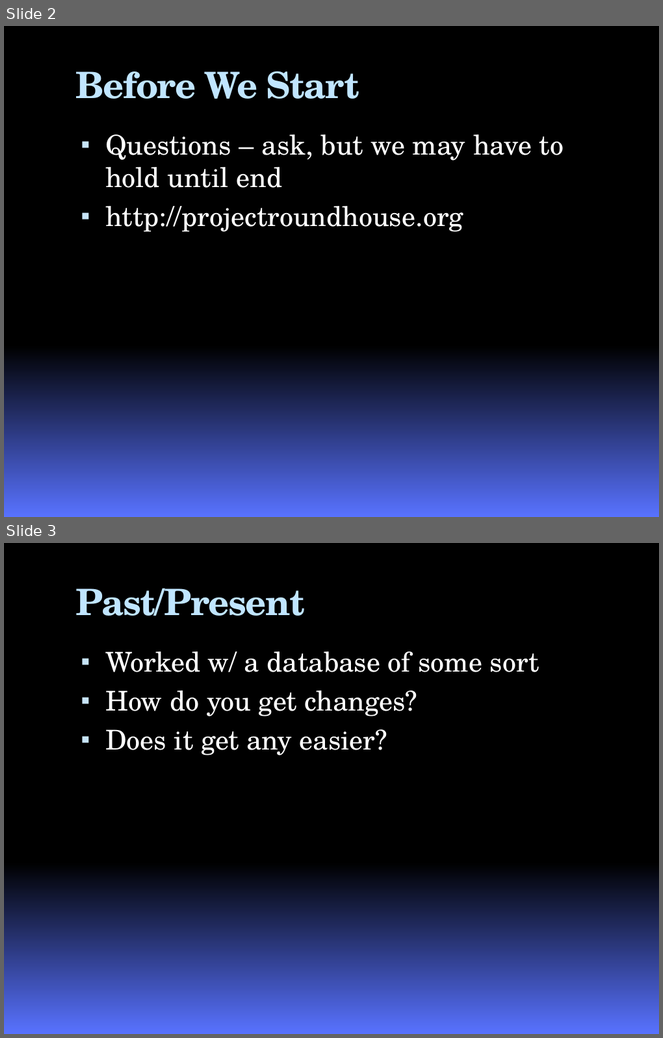
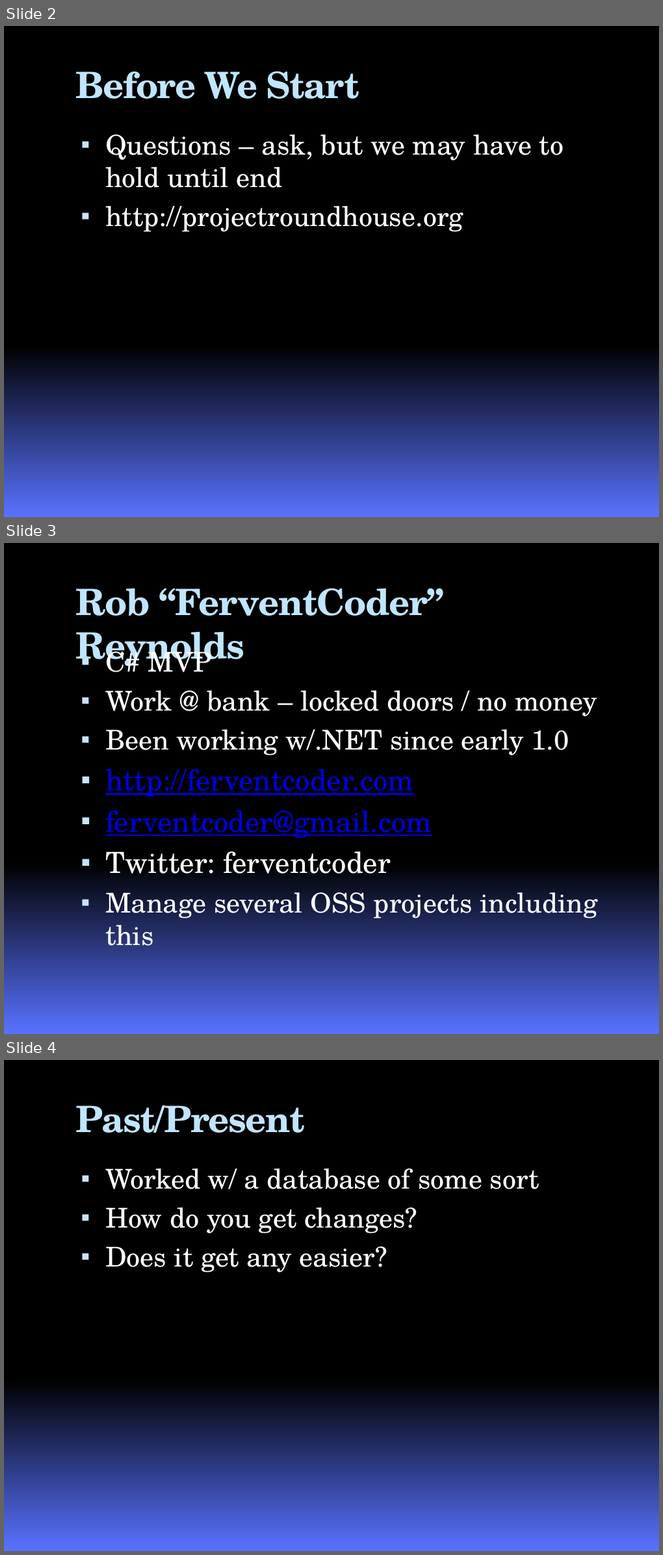
Before and after one commit to google-code-export/roundhouse, a slide deck: docs/RoundhousEPresentation.pptx. Shown one above the other, each under a label of ours: slides 2 and 3 before the commit, slides 2, 3 and 4 after it. The pictures are 663x1038 and 663x1555 pixels, drawn with LibreOffice and Linux fonts; fonts in the diff are those of the drawing; background and template pictures are left out. Boxes give left, top, right and bottom in pixels: in the first picture for what was removed or moved away, otherwise in the second. Text is boxed around its words. In the diff, an @@ line names an element or a change of style, - is before the commit and + after.

```diff
--- a/docs/RoundhousEPresentation.pptx
+++ b/docs/RoundhousEPresentation.pptx
@@ slide 3 added at bbox=[4, 543, 659, 1034], background gradient #000000 to #5972FF @@
@@ title added at bbox=[76, 588, 445, 672], 40 pt, text #C0E5FF, bold @@
+Rob “FerventCoder” Reynolds
@@ text added at bbox=[105, 644, 598, 946], 30 pt, text #FFFFFF @@
+▪ C# MVP
+▪ Work @ bank – locked doors / no money
+▪ Been working w/.NET since early 1.0
+▪ http://ferventcoder.com
+▪ ferventcoder@gmail.com
+▪ Twitter: ferventcoder
+▪ Manage several OSS projects including this
@@ what was slide 3 is now slide 4 @@
```
Also in this commit, not shown: 1 slide changed, 4 other files.
